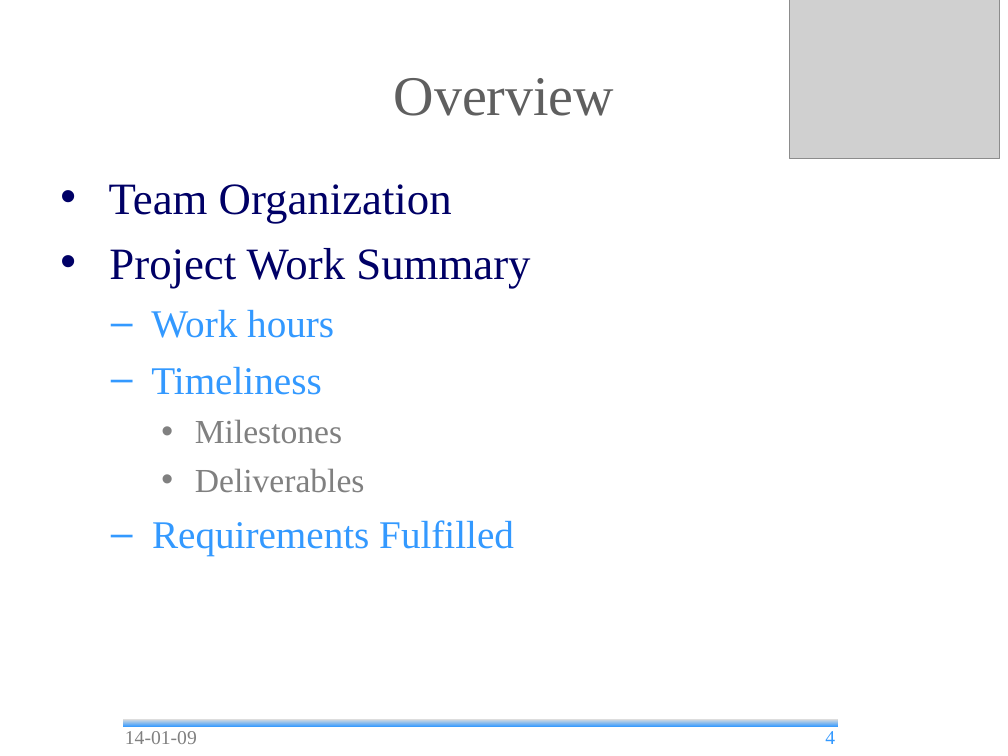
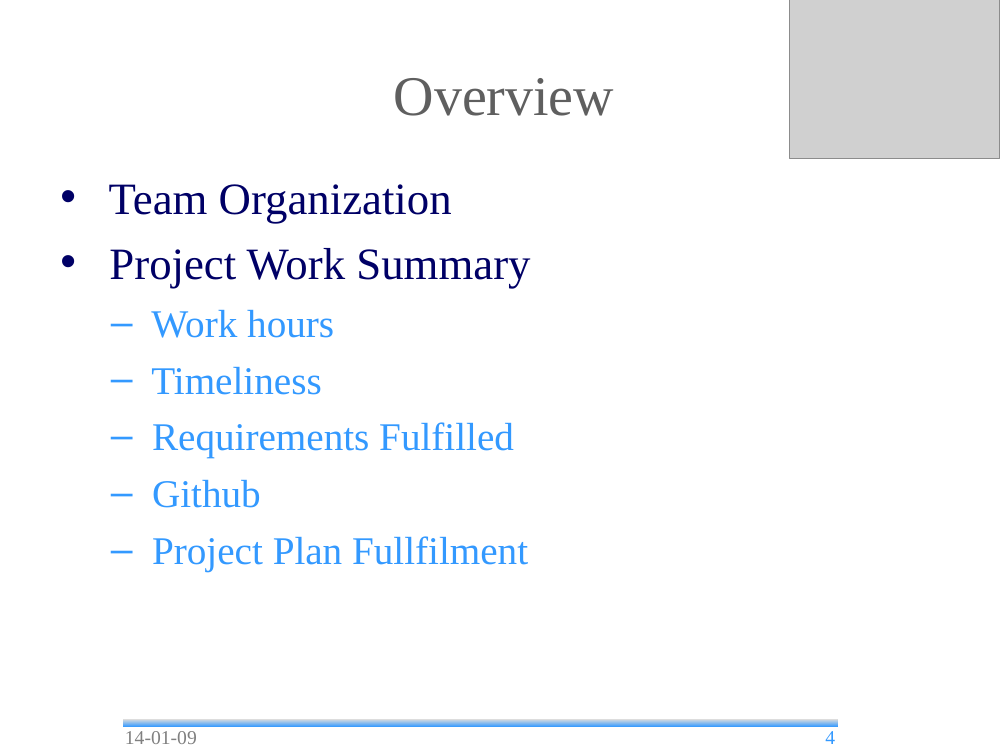
Before and after one commit to andrea-bottoli/DSD, a slide deck: slide 4 of Documentation/Presentations/Final_Presentation.odp. Drawn at 1008x756 pixels with LibreOffice and Linux fonts; fonts in the diff are those of the drawing; grey boxes stand for pictures; background and template pictures are left out. Boxes give left, top, right and bottom in pixels: in the first picture for what was removed or moved away, otherwise in the second. Text is boxed around its words. In the diff, an @@ line names an element or a change of style, - is before the commit and + after.

```diff
--- a/Documentation/Presentations/Final_Presentation.odp
+++ b/Documentation/Presentations/Final_Presentation.odp
@@ text at box(195, 419, 365, 492): paragraphs removed @@
-    • Milestones
-    • Deliverables
@@ text at box(152, 479, 528, 572): paragraphs added @@
+  – Github
+  – Project Plan Fullfilment
```
Also in this commit, not shown: 1 other slide changed, 1 slide removed, 1 other file.
